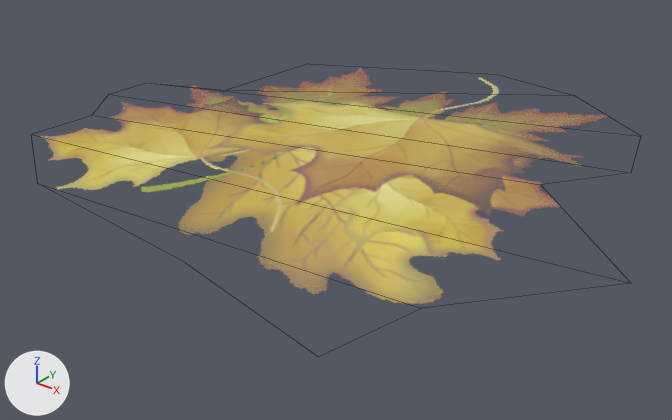
The FBX model Assets/Models/Props/Feuilles mortes/dead_leaf_group_2.fbx as it was, and as the next commit left it.
Before and after are seen from a 50 mm lens placed at (10.136, 0.851, 0.222), pointed at (9.904, 1.142, 0.042). Arrows for +X, +Y and +Z are at lower left; the lights stay in place. Mesh edges are drawn as thin lines. Where no turn or scale is listed for an object, it has been applied to the vertices.
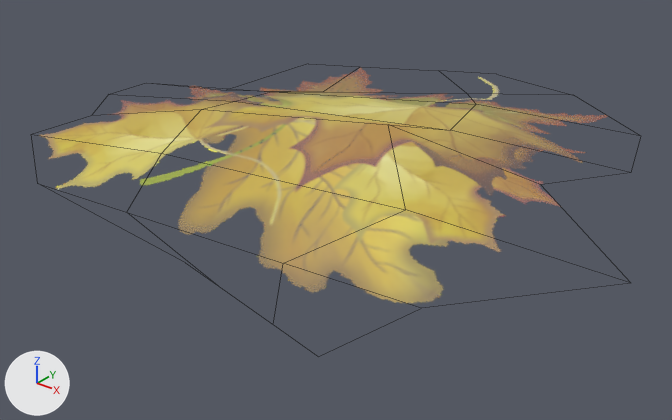
The newer file is also rescaled (x2.0), turned or shifted as a whole; pictures and numbers use the older file's frame.

Boxes (x1, y1, x2, y2) around the edits, measured in the pictures (672 x 420 px):
'pPlane141', reshaped: before (47, 77, 540, 304); after (47, 77, 541, 303)

The change, as a list of edits to the scene's bpy script:
```text
Change me_mesh:
    used by ob_pplane141; location = (9.9067, 1.1646, 0.0672)
    remove me_mesh.from_pydata(...)  # 16 vertices, 7 faces; spans x -0.14..0.142, y -0.134..0.136, z -0.007..0.006
    add me_mesh.from_pydata(...)  # 32 vertices, 21 faces; spans x -0.14..0.142, y -0.134..0.136, z -0.007..0.021
    me_mesh part 1
    7 faces are deleted
    16 vertices are added at x -0.083..0.062, y -0.129..0.121, z -0.007..0.021
    21 new faces join them
```
